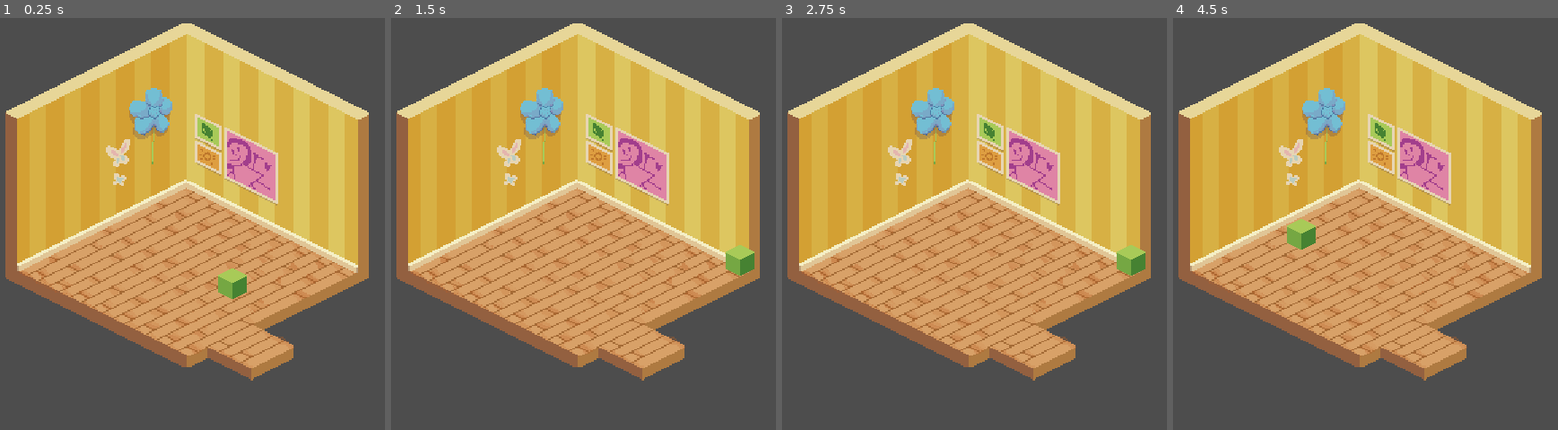
Above: before the commit, frames 1-4 (left to right).
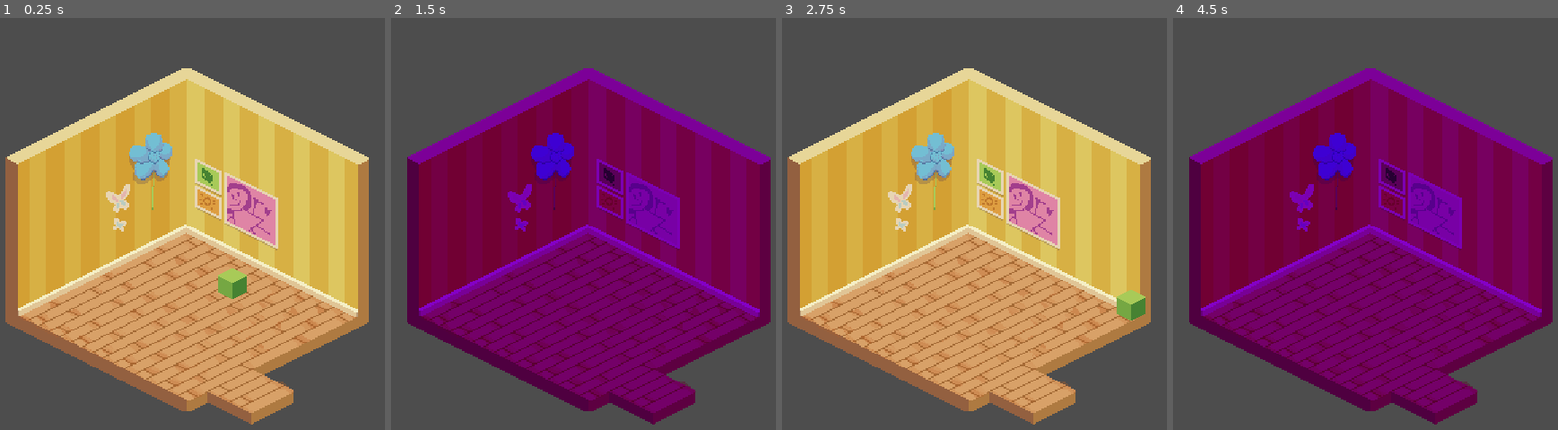
Above: after the commit, the same moments.

Repository: AStilley/ComfyJamSpring2026
Game: Godot game, scene res://main.tscn
Same seed, same stepped clock (60 frames per second), same inputs: the game is played once before the commit and once after it.
Inputs:
- Up to frame 1 (0.25 s): no input
- Up to frame 2 (1.5 s): tap Enter at 0.5 s; hold D (right) 0.53-1.28 s; hold G 0.53-1.28 s; tap H at 0.8, 1.35 s; hold S (down) from 1.28 s (still down)
- Up to frame 3 (2.75 s): tap G at 1.55 s; tap Space at 2 s; release S (down) at 2.03 s; hold D (right) from 2.03 s (still down); hold G from 2.03 s (still down); tap H at 2.3 s
- Up to frame 4 (4.5 s): tap Enter at 2.75 s; release D (right) at 2.78 s; release G at 2.78 s; hold W (up) 2.78-3.53 s; tap H at 2.85, 3.8, 4.35 s; tap G at 3.05 s; hold G 3.53-4.28 s; hold A (left) from 3.53 s (still down)

The runs differ from the first frame. In frame 1, 45% of the frame differs, in the area x 1-96%, y 1-99%; in frame 2, 71%, in the area x 1-99%, y 1-99%; in frame 3, 45%; in frame 4, 71%.

Commit message:
TestRooms
Main Scene will hold the different rooms
G and H as test keys to swap camera view of rooms

Diff:
--- /dev/null
+++ b/game-jam-spring-2026/camera_2d.gd
@@ -0,0 +1,27 @@
+extends Camera2D
+
+var positionNum = 0
+
+# Called when the node enters the scene tree for the first time.
+func _ready() -> void:
+	pass # Replace with function body.
+
+
+# Called every frame. 'delta' is the elapsed time since the previous frame.
+func _process(delta: float) -> void:
+	if Input.is_key_pressed(KEY_G):
+		camPosition(0)
+	if Input.is_key_pressed(KEY_H):
+		camPosition(1)
+
+func camPosition(positionNum) -> void:
+	match positionNum:
+		0: #First Room
+			position.x = 360
+			position.y = 240
+		1: #Second Room
+			position.x = 1080
+			position.y = 240
+		2:
+			pass
+	pass
--- a/game-jam-spring-2026/main.tscn
+++ b/game-jam-spring-2026/main.tscn
@@ -1,13 +1,23 @@
 [gd_scene format=3 uid="uid://we108yis2ik5"]
 
+[ext_resource type="Script" uid="uid://bsak7o1pmu6fu" path="res://camera_2d.gd" id="1_h2yge"]
 [ext_resource type="PackedScene" uid="uid://dhc07rvjhu07e" path="res://Player/player.tscn" id="2_0xm2m"]
 [ext_resource type="PackedScene" uid="uid://dcsu5xhojjgkk" path="res://Room_1.tscn" id="3_h2yge"]
 
 [node name="Node2D" type="Node2D" unique_id=2117910198]
 
+[node name="Camera2D" type="Camera2D" parent="." unique_id=151889587]
+position = Vector2(360, 240)
+script = ExtResource("1_h2yge")
+
 [node name="Room_1" parent="." unique_id=1890719366 instance=ExtResource("3_h2yge")]
-position = Vector2(348, 190)
+position = Vector2(348, 240)
 scale = Vector2(1.5, 1.5)
 
 [node name="Player2" parent="." unique_id=96595173 instance=ExtResource("2_0xm2m")]
 position = Vector2(396, 307)
+
+[node name="Room_2" parent="." unique_id=1118591998 instance=ExtResource("3_h2yge")]
+modulate = Color(0.5372549, 0, 1, 1)
+position = Vector2(1080, 240)
+scale = Vector2(1.5, 1.5)
--- /dev/null
+++ b/game-jam-spring-2026/player_ui.tscn
@@ -0,0 +1,9 @@
+[gd_scene format=3 uid="uid://b6whnva35kyln"]
+
+[node name="Player_UI" type="Control" unique_id=1394957202]
+layout_mode = 3
+anchors_preset = 15
+anchor_right = 1.0
+anchor_bottom = 1.0
+grow_horizontal = 2
+grow_vertical = 2
Binary file added: game-jam-spring-2026/Assets/Sprites/IMG_3902.png
Not shown, added: game-jam-spring-2026/Assets/Sprites/IMG_3902.png.import
Binary file added: game-jam-spring-2026/Assets/Sprites/IMG_3903.png
Not shown, added: game-jam-spring-2026/Assets/Sprites/IMG_3903.png.import
Binary file added: game-jam-spring-2026/Assets/Sprites/IMG_3904.png
Not shown, added: game-jam-spring-2026/Assets/Sprites/IMG_3904.png.import
Not shown, added: game-jam-spring-2026/camera_2d.gd.uid
